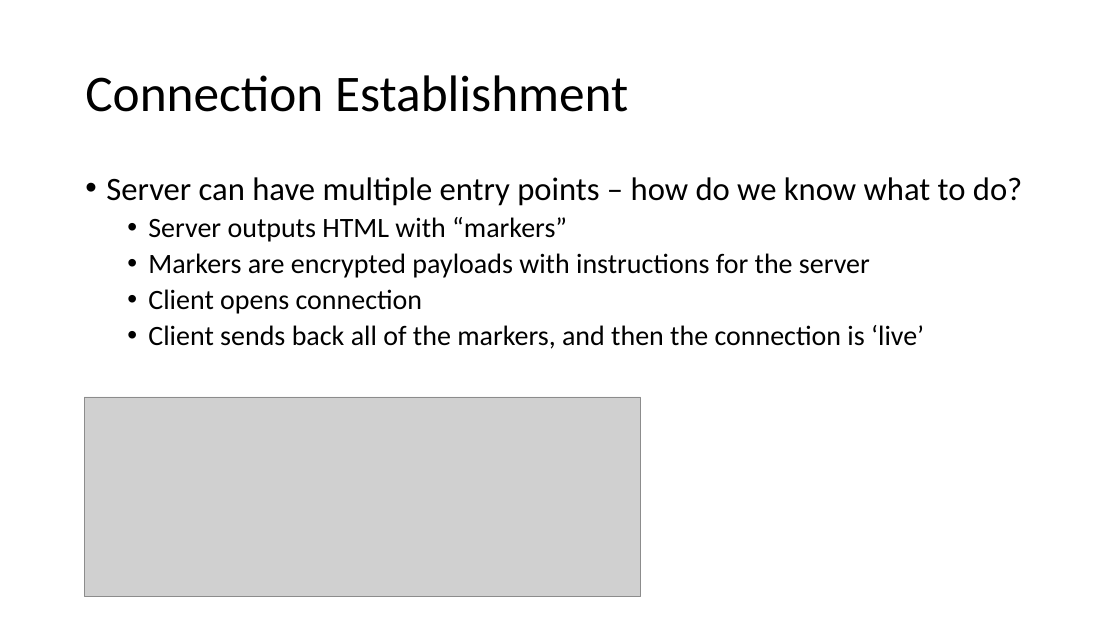
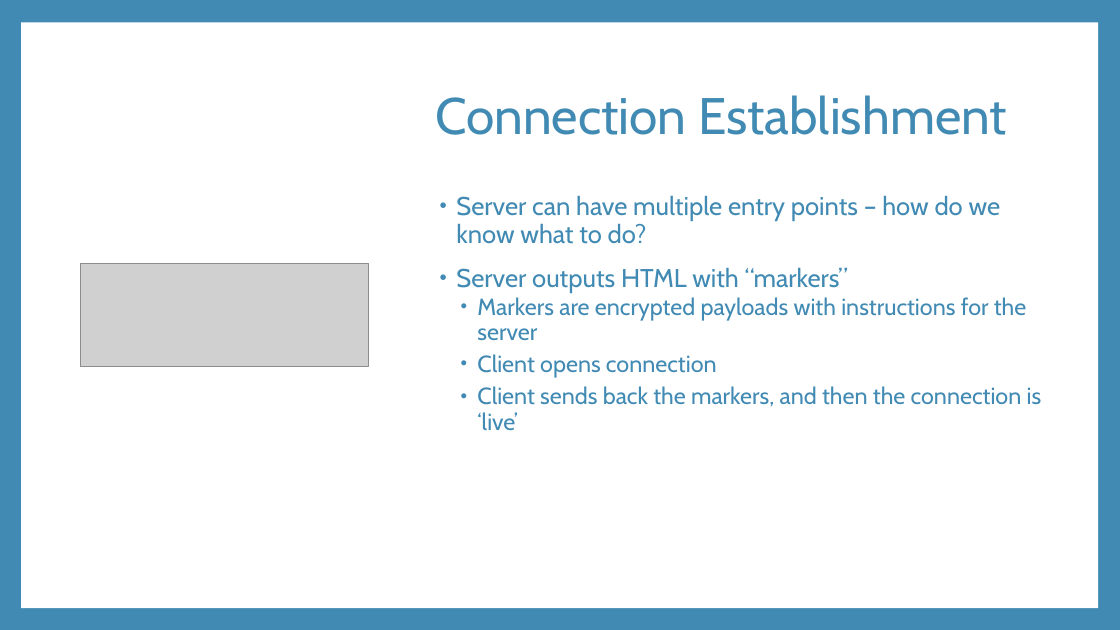
Before and after one commit to rynowak/Presentations, a slide deck: slide 20 of 2019/AusNzMeetups/blazor/slides.pptx (slide 15 before the commit). Drawn at 1120x630 pixels with LibreOffice and Linux fonts; fonts in the diff are those of the drawing; grey boxes stand for pictures. Boxes give left, top, right and bottom in pixels: in the first picture for what was removed or moved away, otherwise in the second. Text is boxed around its words. In the diff, an @@ line names an element or a change of style, - is before the commit and + after.

```diff
--- a/2019/AusNzMeetups/blazor/slides.pptx
+++ b/2019/AusNzMeetups/blazor/slides.pptx
@@ background #FFFFFF to #418AB3 @@
@@ rectangle added at (21, 23, 1098, 608), fill #FFFFFF @@
@@ title "Connection Establishment": place and size @@
-title "Connection Establishment" at (85, 75, 628, 112)
+title "Connection Establishment" at (435, 95, 1007, 135)
@@ title "Connection Establishment" at (435, 95, 1007, 135): font Calibri to Cabin, text colour #000000 to #418AB3 @@
@@ text "Server can have multiple entry ...": place and size @@
-text "Server can have multiple entry ..." at (106, 177, 1022, 349)
+text "Server can have multiple entry ..." at (456, 195, 1042, 430)
@@ text at (456, 195, 1026, 378): size 28 to 22 pt in "Server can have multiple entry points – ..."; font Calibri to Cabin, text colour #000000 to #418AB3 in "Server can have multiple entry points – ...", "Server outputs HTML with “markers”", "Markers are encrypted payloads with instructions for ...", "Client opens connection"; size 24 to 22 pt in "Server outputs HTML with “markers”"; size 24 to 20 pt in "Markers are encrypted payloads with instructions for ...", "Client opens connection"; indent changed; more space between paragraphs; list level 2 to 1 in "Server outputs HTML with “markers”" @@
@@ picture: place and size @@
-picture at (84, 397, 640, 597)
+picture at (80, 264, 368, 367)
@@ text at (477, 386, 1042, 430): text changed; size 24 to 20 pt; font Calibri to Cabin; text colour #000000 to #418AB3 @@
-  • Client sends back all of the markers, and then the connection is ‘live’
+  • Client sends back the markers, and then the connection is ‘live’
```
Also in this commit, not shown: 16 other slides changed, 11 slides added, 3 slides removed, 16 other files.
